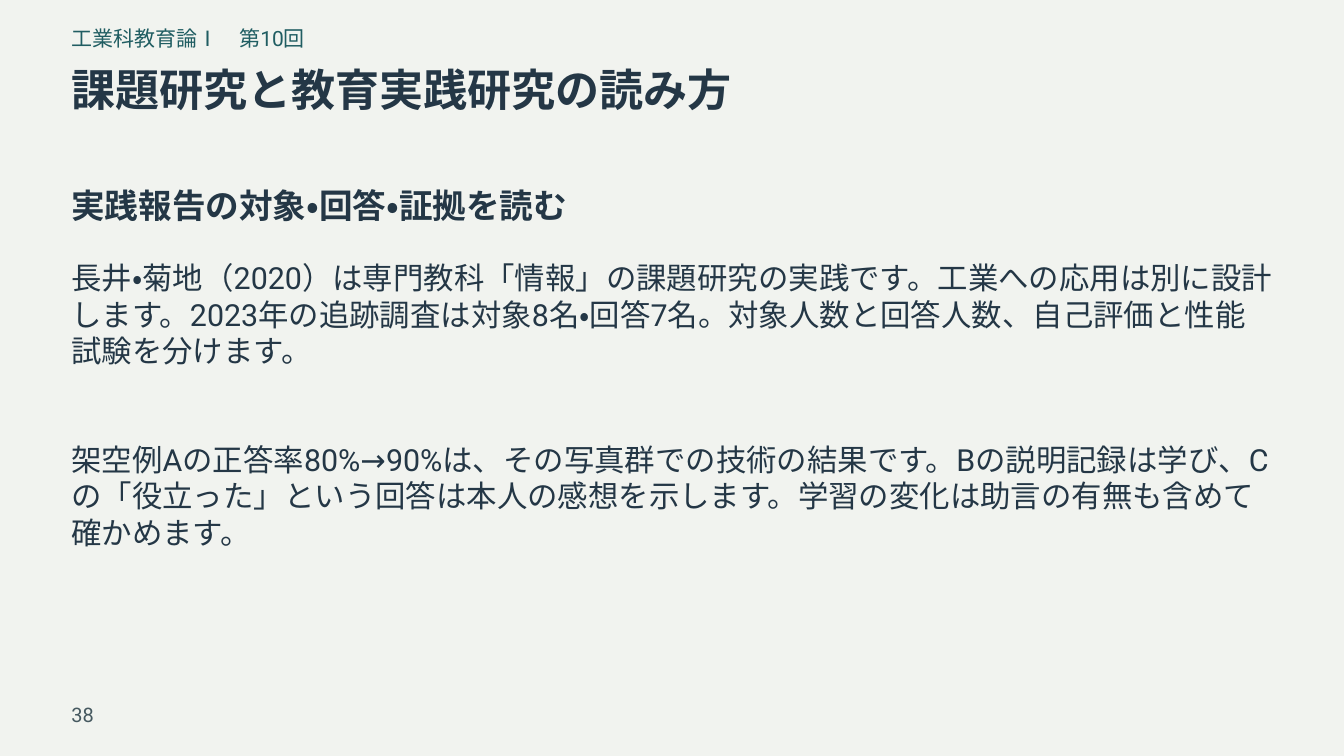
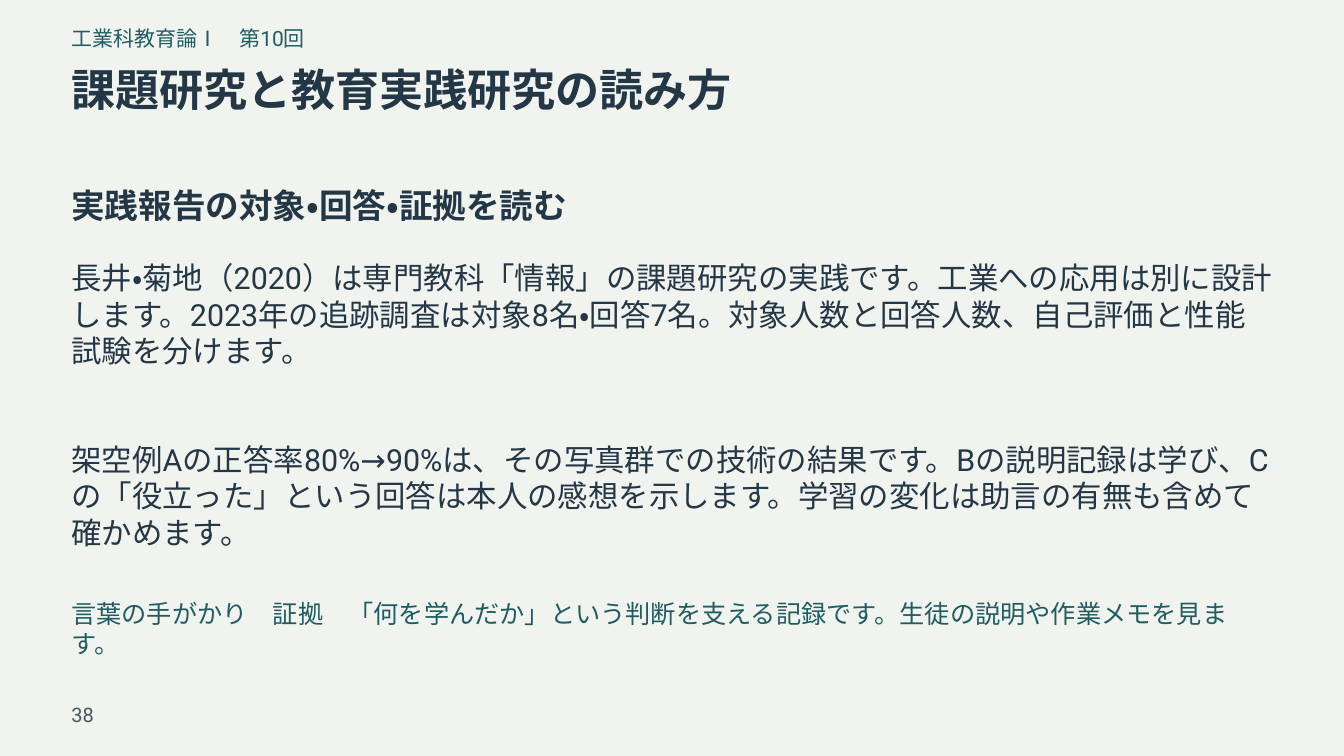
Before and after one commit to zooc-14calbp/industrial-education-i, a slide deck: slide 38 of reorganized/20261105/expanded/slides.pptx. Drawn at 1344x756 pixels with LibreOffice and Linux fonts; fonts in the diff are those of the drawing. Boxes give left, top, right and bottom in pixels: in the first picture for what was removed or moved away, otherwise in the second. Text is boxed around its words. In the diff, an @@ line names an element or a change of style, - is before the commit and + after.

```diff
--- a/reorganized/20261105/expanded/slides.pptx
+++ b/reorganized/20261105/expanded/slides.pptx
@@ text added at (71,601,1228,625), 18 pt, text #205D62 @@
+言葉の手がかり 証拠 「何を学んだか」という判断を支える記録です。生徒の説明や作業メモを見ます。
```
Also in this commit, not shown: 15 other slides changed, 37 other files.
